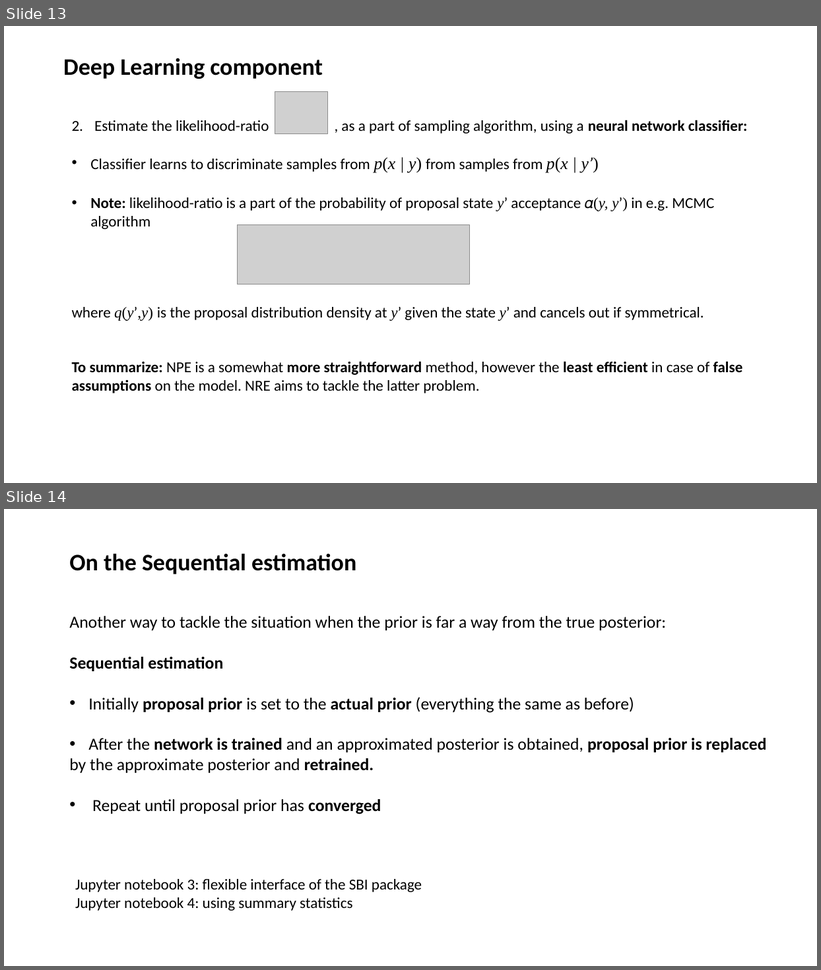
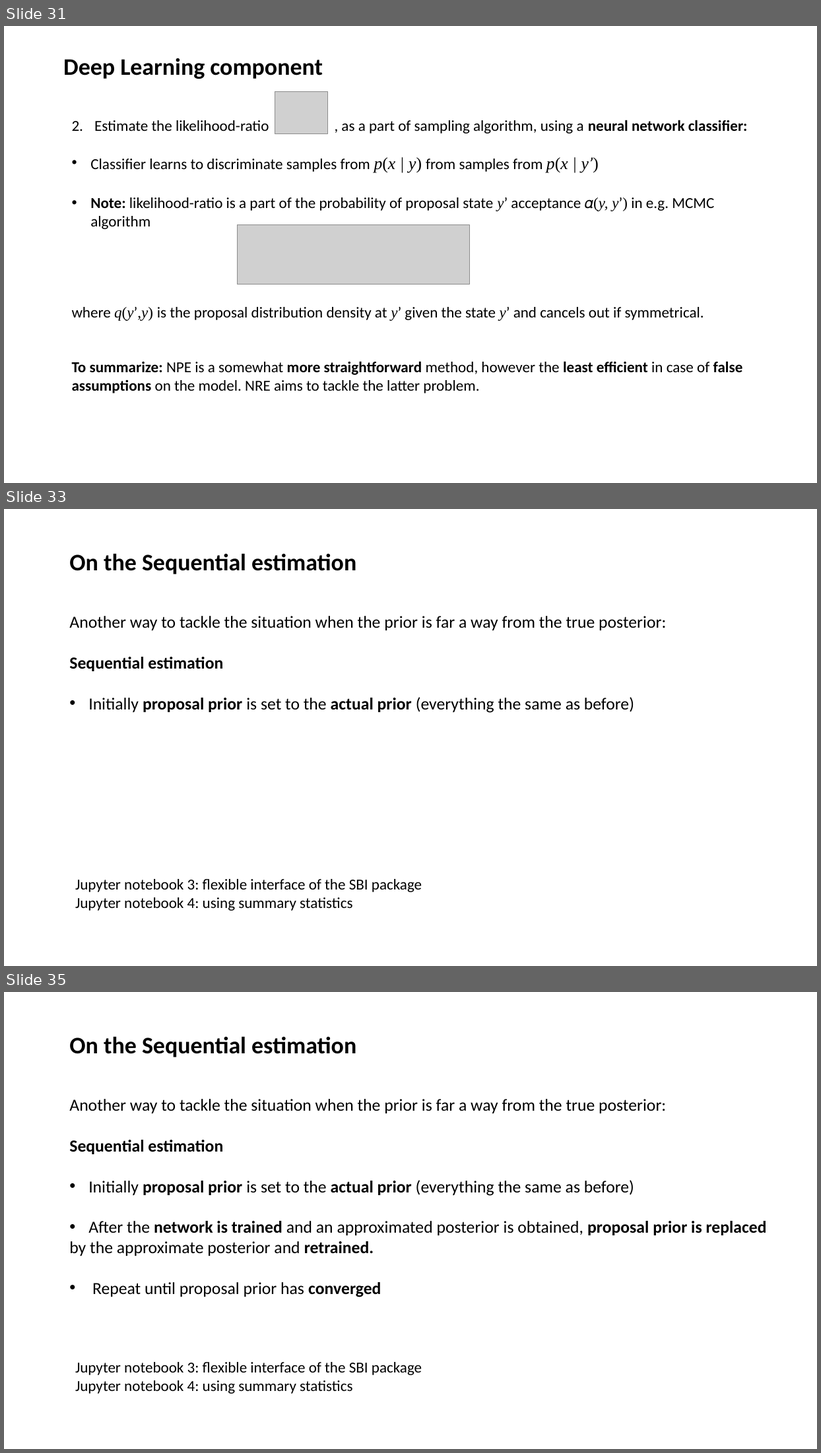
Before and after one commit to albazarova/sbi_intro, a slide deck: SBI_tutorial_v1.2.pptx. Shown one above the other, each under a label of ours: slides 13 and 14 before the commit, slides 31, 33 and 35 after it; the slides between them are not shown. The pictures are 821x970 and 821x1453 pixels, drawn with LibreOffice and Linux fonts; fonts in the diff are those of the drawing; grey boxes stand for pictures. Boxes give left, top, right and bottom in pixels: in the first picture for what was removed or moved away, otherwise in the second. Text is boxed around its words. In the diff, an @@ line names an element or a change of style, - is before the commit and + after.

```diff
--- a/SBI_tutorial_v1.2.pptx
+++ b/SBI_tutorial_v1.2.pptx
@@ slide 33 added at [4,509,817,966], background #FFFFFF @@
@@ text added at [69,553,356,574], 28 pt, text #000000, bold @@
+On the Sequential estimation
@@ text added at [69,616,666,713], 20 pt, text #000000 @@
+Another way to tackle the situation when the prior is far a way from the true posterior:
+Sequential estimation
+• Initially proposal prior is set to the actual prior (everything the same as before)
@@ text added at [75,879,422,911], 18 pt, text #000000 @@
+Jupyter notebook 3: flexible interface of the SBI package
+Jupyter notebook 4: using summary statistics
@@ what was slide 13 is now slide 31 @@
@@ what was slide 14 is now slide 35 @@
```
Also in this commit, not shown: 4 slides changed, 20 other slides added.
